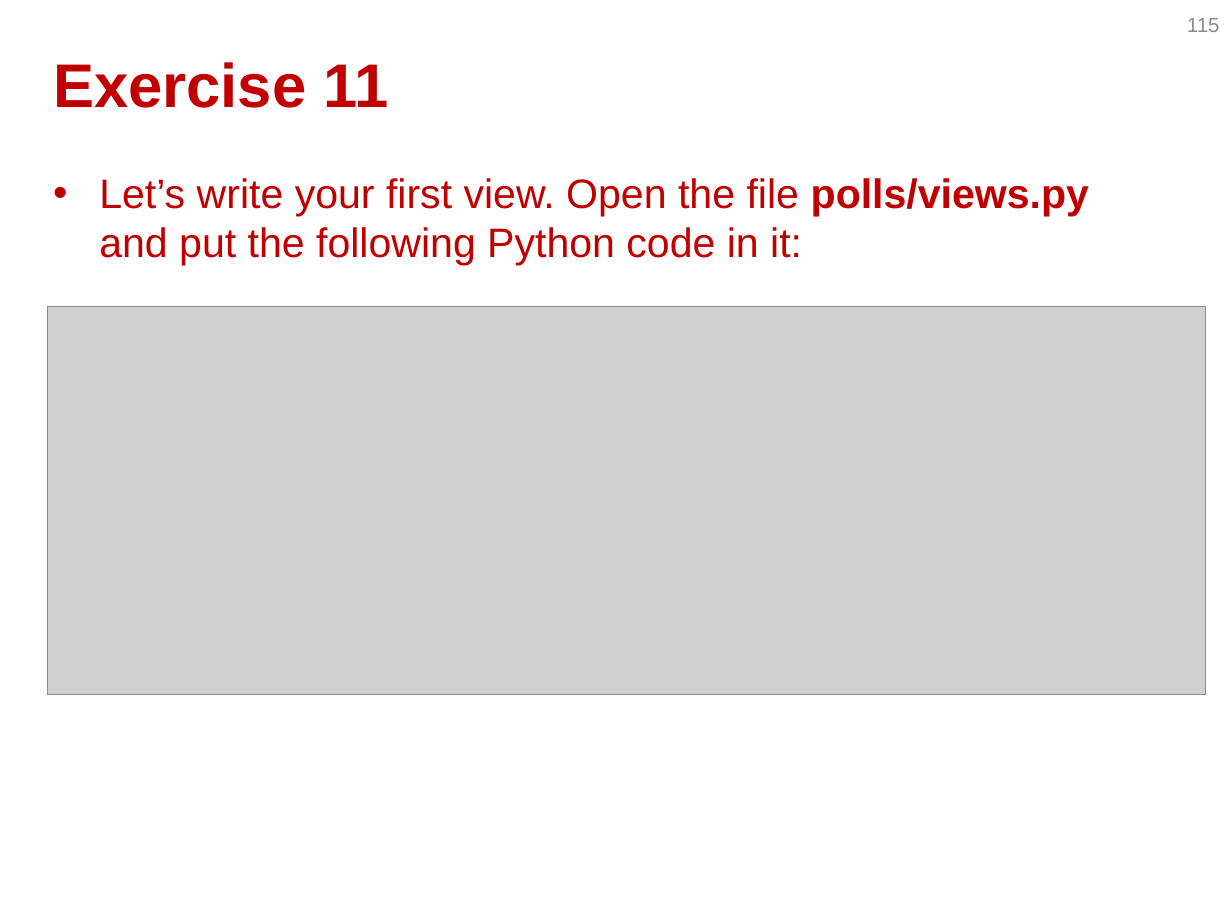
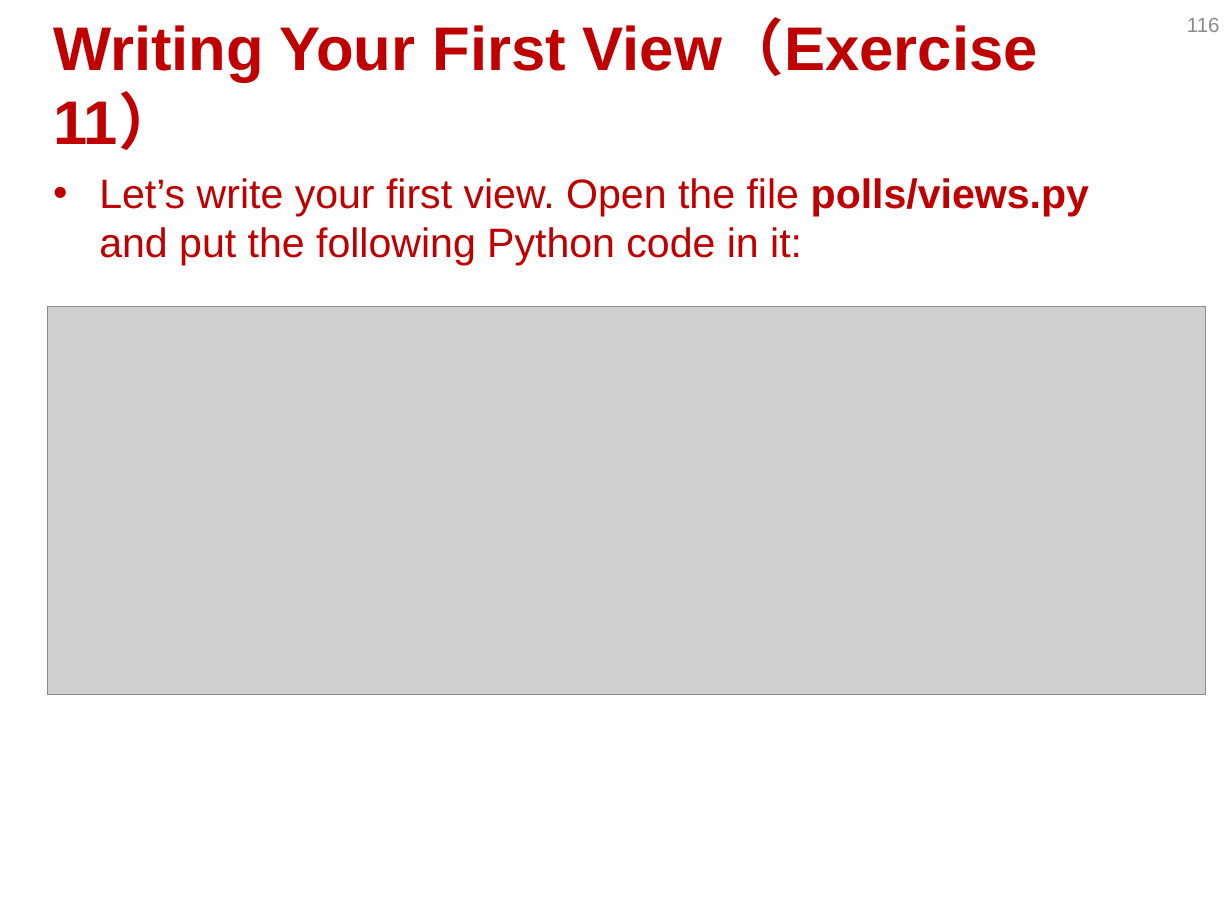
Before and after one commit to JustinSDK/PyConTW2013Tutorial, a slide deck: slide 116 of PyCon Taiwan 2013 Tutorial.pptx (slide 115 before the commit). Drawn at 1232x924 pixels with LibreOffice and Linux fonts; fonts in the diff are those of the drawing; grey boxes stand for pictures. Boxes give left, top, right and bottom in pixels: in the first picture for what was removed or moved away, otherwise in the second. Text is boxed around its words. In the diff, an @@ line names an element or a change of style, - is before the commit and + after.

```diff
--- a/PyCon Taiwan 2013 Tutorial.pptx
+++ b/PyCon Taiwan 2013 Tutorial.pptx
@@ title at [53,21,1038,150]: text changed @@
-Exercise 11
+Writing Your First View（Exercise 11）
@@ page number at [1187,18,1220,32]: text changed @@
-115
+116
```
Also in this commit, not shown: 4 other slides changed, 39 slides added, 1 slide removed, 46 other files.
